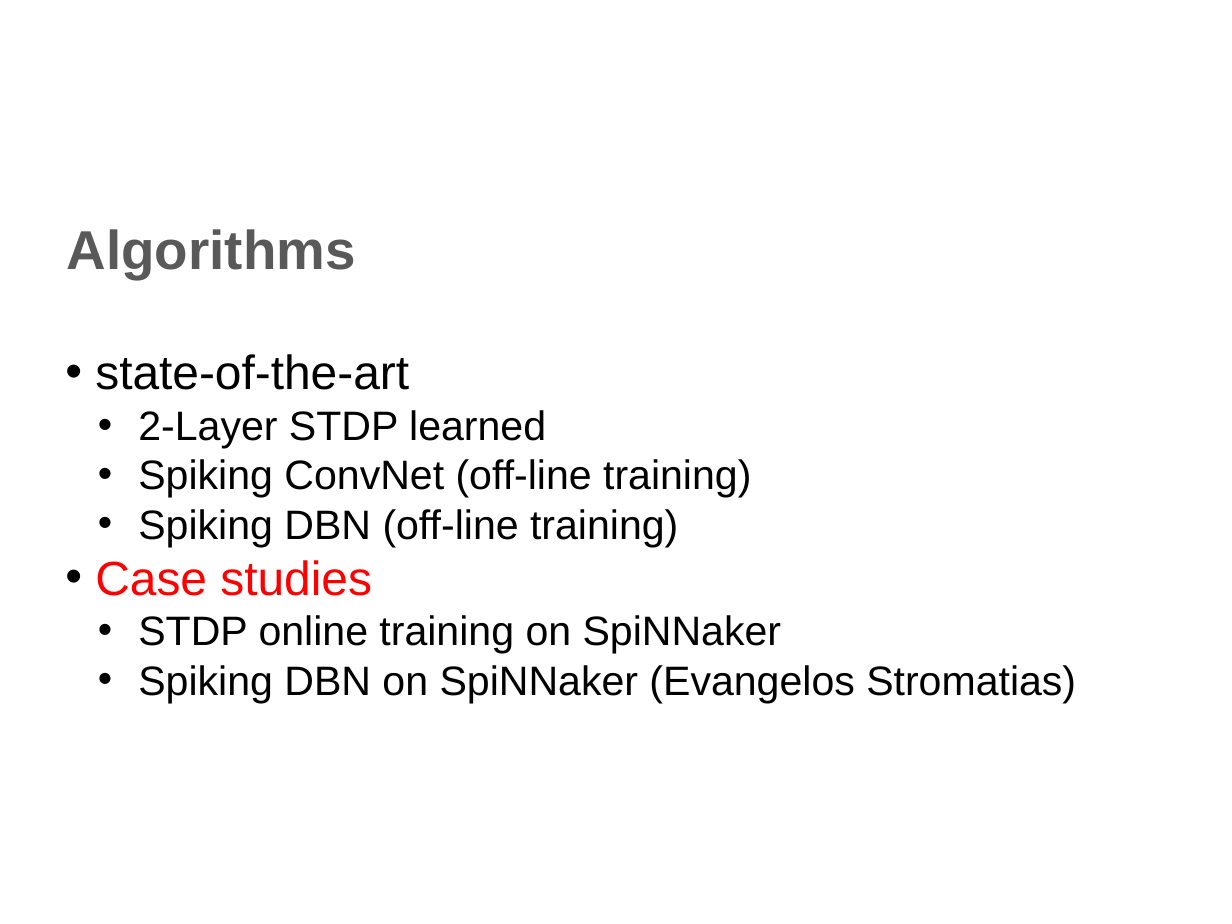
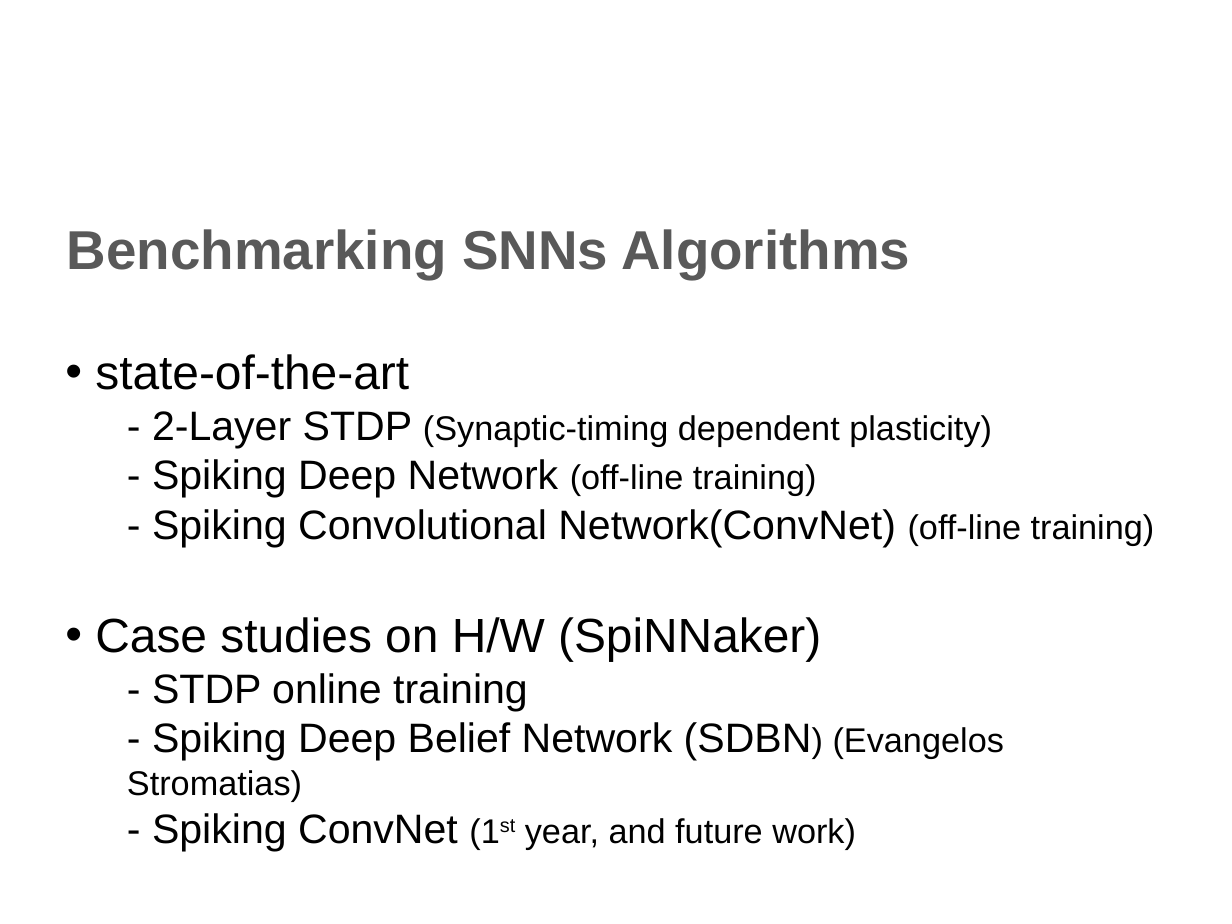
Before and after one commit to qian-liu/2nd_year_short_report, a slide deck: slide 11 of 2nd_year_int.pptx (slide 8 before the commit). Drawn at 1232x924 pixels with LibreOffice and Linux fonts; fonts in the diff are those of the drawing; background and template pictures are left out. Boxes give left, top, right and bottom in pixels: in the first picture for what was removed or moved away, otherwise in the second. Text is boxed around its words. In the diff, an @@ line names an element or a change of style, - is before the commit and + after.

```diff
--- a/2nd_year_int.pptx
+++ b/2nd_year_int.pptx
@@ text at bbox=[67, 229, 910, 279]: text changed @@
-Algorithms
+Benchmarking SNNs Algorithms
@@ text at bbox=[95, 411, 1155, 844]: text changed @@
-  • 2-Layer STDP learned
-  • Spiking ConvNet (off-line training)
-  • Spiking DBN (off-line training)
-• Case studies
-  • STDP online training on SpiNNaker
-  • Spiking DBN on SpiNNaker (Evangelos Stromatias)
+  - 2-Layer STDP (Synaptic-timing dependent plasticity)
+  - Spiking Deep Network (off-line training)
+  - Spiking Convolutional Network(ConvNet) (off-line training)
+• Case studies on H/W (SpiNNaker)
+  - STDP online training
+  - Spiking Deep Belief Network (SDBN) (Evangelos Stromatias)
+  - Spiking ConvNet (1st year, and future work)
```
Also in this commit, not shown: 7 other slides changed, 4 slides added, 1 slide removed, 1 other file.
